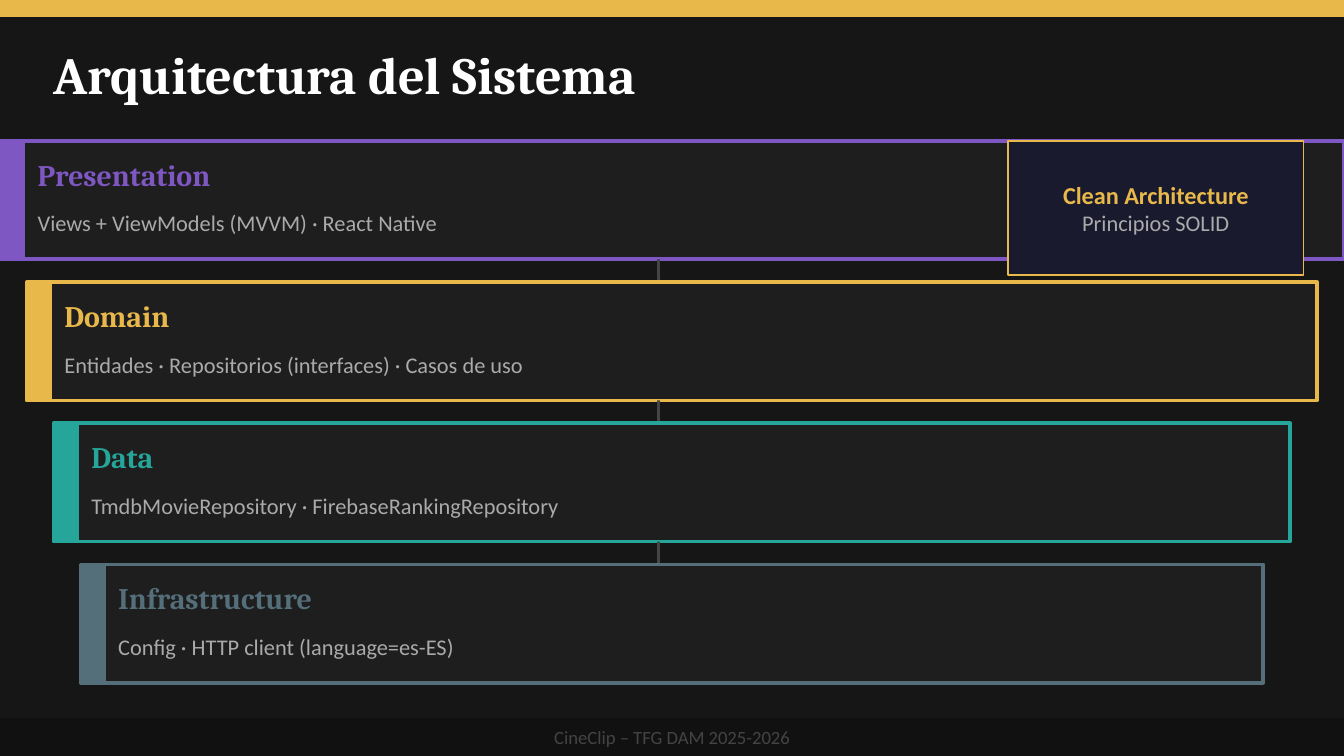
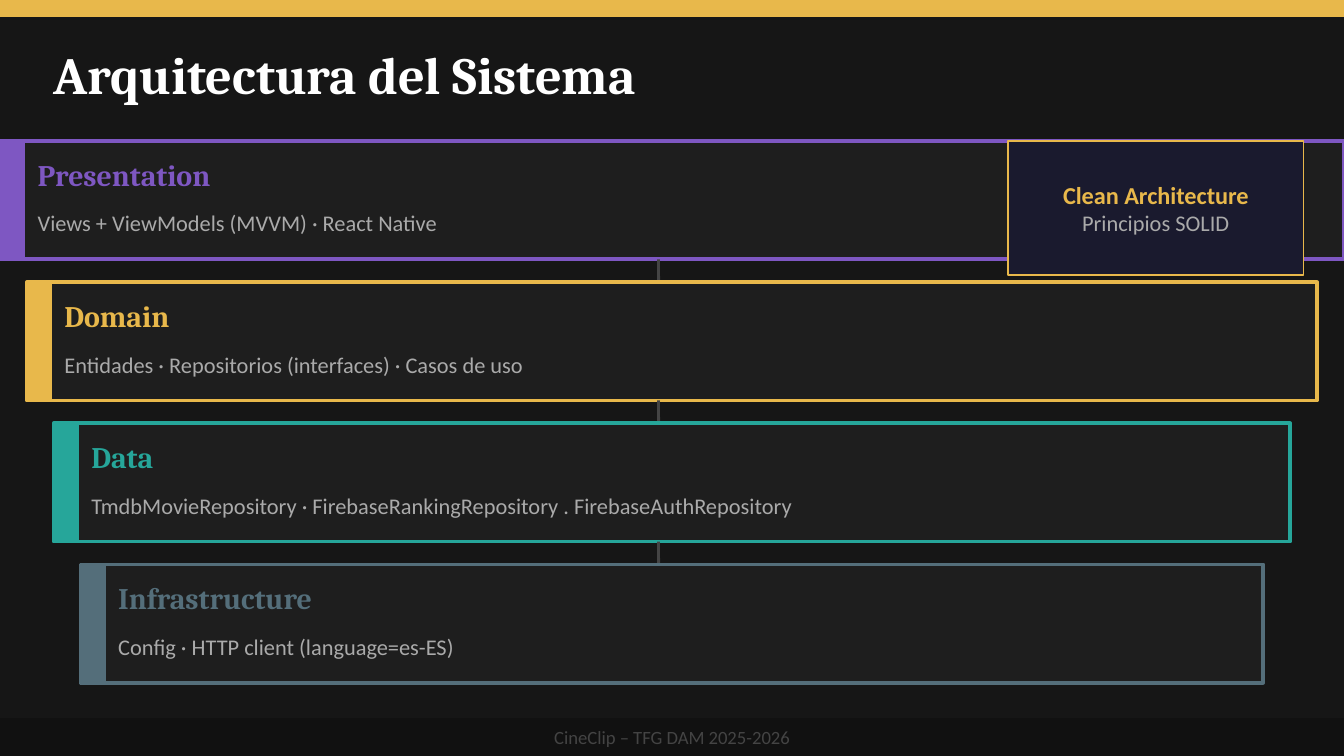
Before and after one commit to Sergiognlz/TFG-SergioGonzalez, a slide deck: slide 4 of CineClip_Presentacion_TFG.pptx. Drawn at 1344x756 pixels with LibreOffice and Linux fonts; fonts in the diff are those of the drawing. Boxes give left, top, right and bottom in pixels: in the first picture for what was removed or moved away, otherwise in the second. Text is boxed around its words. In the diff, an @@ line names an element or a change of style, - is before the commit and + after.

```diff
--- a/CineClip_Presentacion_TFG.pptx
+++ b/CineClip_Presentacion_TFG.pptx
@@ text at <box>91,498,792,518</box>: text changed @@
-TmdbMovieRepository · FirebaseRankingRepository
+TmdbMovieRepository · FirebaseRankingRepository . FirebaseAuthRepository
```
Also in this commit, not shown: 1 other file.
